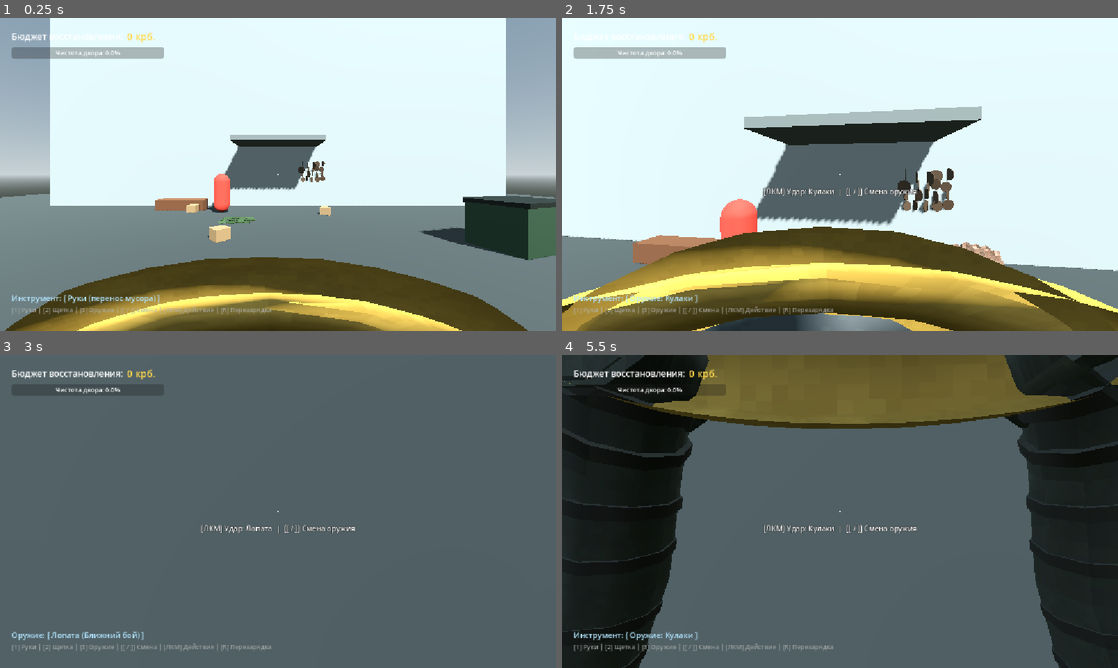
Above: before the commit, frames 1-4 (two rows, left to right).
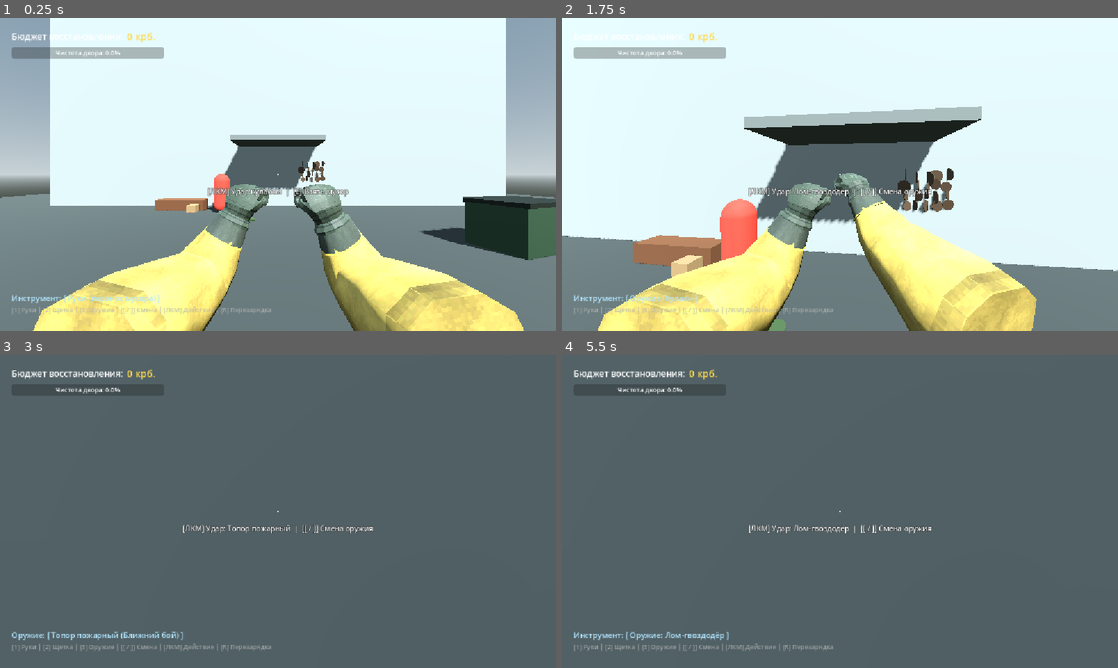
Above: after the commit, the same moments.

Repository: INTICH082/Pripyat
Game: Godot game, scene res://scenes/world/TestCourtyard.tscn
The game is run twice, just before and just after one commit, with the same random seed, the same clock (stepped at 60 frames per second) and the same inputs.
Inputs (mouse positions are in pixels of both pictures, inside the frame that each line leads up to):
- Up to frame 1 (0.25 s): no input
- Up to frame 2 (1.75 s): move the mouse to (867, 174) at 0.52 s; press the mouse at (867, 174) at 0.53 s; hold W (move_forward) from 0.53 s (still down); tap Space (jump) at 0.77, 1.52 s; tap Shift (sprint) at 0.8, 1.35 s; move the mouse to (812, 174) at 1.27 s; release the mouse at (812, 174) at 1.28 s; click (812, 174) at 1.42 s; tap 3 (weapon_mode) at 1.55 s
- Up to frame 3 (3 s): keep holding W (move_forward); move the mouse to (289, 505) at 2.02 s; hold 3 (weapon_mode) 2.03-2.78 s; click (289, 505) at 2.17 s; tap ] (weapon_next) at 2.3, 2.85 s; move the mouse to (272, 517) at 2.77 s; click (272, 517) at 2.92 s
- Up to frame 4 (5.5 s): keep holding W (move_forward); tap Space (jump) at 3.02, 3.77, 4.52 s; tap [ (weapon_prev) at 3.05 s; move the mouse to (878, 514) at 3.52 s; hold [ (weapon_prev) 3.53-4.28 s; click (878, 514) at 3.8 s; tap R (reload) at 4.15 s; move the mouse to (795, 508) at 4.27 s; tap G (drop) at 4.35 s; click (795, 508) at 4.42 s; tap Shift (sprint) at 4.55 s; move the mouse to (845, 511) at 5.02 s; hold 3 (weapon_mode) from 5.03 s (still down); tap E (interact) at 5.1 s; click (845, 511) at 5.17 s

The runs differ from the first frame. In frame 1, 20% of the frame differs, in the area x 0-95%, y 53-100%; in frame 2, 25%; in frame 3, 0.7%; in frame 4, 50%, in the area x 0-100%, y 0-100%.

Commit message:
feat(fps): connect cleaner_fps viewmodel with 63 anims, fix body clipping and T-pose, save UI references

Diff:
--- a/scenes/player/Player.tscn
+++ b/scenes/player/Player.tscn
@@ -3,6 +3,7 @@
 [ext_resource type="Script" path="res://scripts/player/PlayerController.gd" id="1_player"]
 [ext_resource type="PackedScene" path="res://assets/models/field_specialists/cleaner.gltf" id="2_cleaner"]
 [ext_resource type="Script" path="res://scripts/weapons/WeaponManager.gd" id="3_wmanager"]
+[ext_resource type="PackedScene" uid="uid://cej314odmvou1" path="res://assets/models/fps/cleaner_fps.glb" id="4_fps_model"]
 
 [sub_resource type="CapsuleShape3D" id="CapsuleShape3D_p"]
 radius = 0.35
@@ -65,9 +66,9 @@
 mesh = SubResource("BoxMesh_bristles")
 surface_material_override/0 = SubResource("StandardMaterial3D_bristles")
 
-[node name="WeaponMount" type="Node3D" parent="Head/Camera3D"]
+[node name="FPSViewModel" parent="Head/Camera3D" instance=ExtResource("4_fps_model")]
 
-[node name="WeaponManager" type="Node3D" parent="Head/Camera3D" node_paths=PackedStringArray("camera", "weapon_mount")]
+[node name="WeaponManager" type="Node3D" parent="Head/Camera3D" node_paths=PackedStringArray("camera", "fps_viewmodel")]
 script = ExtResource("3_wmanager")
 camera = NodePath("..")
-weapon_mount = NodePath("../WeaponMount")
+fps_viewmodel = NodePath("../FPSViewModel")
--- a/scripts/player/PlayerController.gd
+++ b/scripts/player/PlayerController.gd
@@ -38,12 +38,20 @@
 
 func _ready() -> void:
 	Input.set_mouse_mode(Input.MOUSE_MODE_CAPTURED)
-	_update_tool_display()
 
 	if cleaner_model:
-		anim_player = cleaner_model.get_node_or_null("AnimationPlayer")
+		_setup_shadow_only(cleaner_model)
+		anim_player = cleaner_model.find_child("AnimationPlayer", true, false) as AnimationPlayer
 		if anim_player and anim_player.has_animation("Unarmed_Idle-loop"):
 			anim_player.play("Unarmed_Idle-loop")
+
+	_update_tool_display()
+
+func _setup_shadow_only(node: Node) -> void:
+	if node is GeometryInstance3D:
+		node.cast_shadow = GeometryInstance3D.SHADOW_CASTING_SETTING_SHADOWS_ONLY
+	for child in node.get_children():
+		_setup_shadow_only(child)
 
 func _unhandled_input(event: InputEvent) -> void:
 	# Захват мыши / выход по Esc
@@ -90,6 +98,12 @@
 	_apply_head_bob(delta)
 	_update_character_animation()
 
+	# Обновление FPS-анимации рук в зависимости от скорости ходьбы/бега
+	if weapon_manager and (current_tool == ToolMode.WEAPON or (current_tool == ToolMode.HANDS and held_trash == null)):
+		var flat_speed = Vector2(velocity.x, velocity.z).length()
+		var is_sprinting = Input.is_action_pressed("sprint") and flat_speed > 5.0
+		weapon_manager.update_movement_animation(flat_speed, is_sprinting)
+
 func _update_character_animation() -> void:
 	if not anim_player:
 		return
@@ -172,6 +186,11 @@
 				_pickup_trash(trash)
 		elif collider is TrashBin:
 			current_prompt = "Контейнер для отходов Припяти"
+		else:
+			current_prompt = "[ЛКМ] Удар кулаком  |  [E] Взять мусор"
+			if Input.is_action_just_pressed("primary_action"):
+				if weapon_manager:
+					weapon_manager.primary_attack()
 
 	# 3. Если в руках инструмент (Режим BRUSH / Щетка)
 	elif current_tool == ToolMode.BRUSH:
@@ -198,8 +217,12 @@
 			else:
 				current_prompt = "[ЛКМ] Огонь [%d / %d]  |  [R] Перезарядка  |  [[ / ]] Смена" % [mag, res]
 
-			if Input.is_action_pressed("primary_action"):
-				weapon_manager.primary_attack()
+			if w.fire_rate > 300 or w.is_flamethrower:
+				if Input.is_action_pressed("primary_action"):
+					weapon_manager.primary_attack()
+			else:
+				if Input.is_action_just_pressed("primary_action"):
+					weapon_manager.primary_attack()
 
 func _find_dirt_spot(node: Node) -> DirtSpot:
 	if node is DirtSpot:
@@ -211,12 +234,16 @@
 func _pickup_trash(trash: CarryableTrash) -> void:
 	held_trash = trash
 	trash.pickup(hold_socket)
+	if weapon_manager:
+		weapon_manager.set_viewmodel_visible(false)
 
 func _drop_held_trash(impulse_dir: Vector3) -> void:
 	if held_trash:
 		var trash = held_trash
 		held_trash = null
 		trash.drop(impulse_dir)
+		if current_tool == ToolMode.HANDS and weapon_manager:
+			weapon_manager.set_tool_mode_hands(true)
 
 func _set_tool(mode: ToolMode) -> void:
 	if held_trash != null:
@@ -236,19 +263,21 @@
 	var mode_name = ""
 	match current_tool:
 		ToolMode.HANDS:
-			mode_name = "Руки (перенос мусора)"
+			mode_name = "Руки (перенос мусора / кулачный бой)"
 			if tool_model: tool_model.visible = false
-			if weapon_manager and weapon_manager.weapon_mount: weapon_manager.weapon_mount.visible = false
+			if weapon_manager:
+				weapon_manager.set_tool_mode_hands(held_trash == null)
 		ToolMode.BRUSH:
 			mode_name = "Щётка / Скребок (очистка поверхностей)"
 			if tool_model: tool_model.visible = true
-			if weapon_manager and weapon_manager.weapon_mount: weapon_manager.weapon_mount.visible = false
+			if weapon_manager:
+				weapon_manager.set_tool_mode_brush()
 		ToolMode.WEAPON:
 			var w_name = weapon_manager.current_weapon.display_name if (weapon_manager and weapon_manager.current_weapon) else "Оружие"
 			mode_name = "Оружие: %s" % w_name
 			if tool_model: tool_model.visible = false
-			if weapon_manager and weapon_manager.weapon_mount: weapon_manager.weapon_mount.visible = true
-			if weapon_manager: weapon_manager._notify_hud()
+			if weapon_manager:
+				weapon_manager.set_tool_mode_weapon()
 
 	EventBus.tool_changed.emit(current_tool, mode_name)
 
--- a/scripts/weapons/WeaponManager.gd
+++ b/scripts/weapons/WeaponManager.gd
@@ -2,14 +2,15 @@
 extends Node3D
 
 ## Менеджер арсенала ликвидатора (13 видов оружия).
-## Управляет переключением, боезапасом, стрельбой, ударами ближнего боя,
-## огнемётом и взрывными эффектами гранатомета.
+## Управляет FPS-ригом (cleaner_fps.glb), боезапасом, стрельбой,
+## отдачей, процедурными и ключевыми анимациями первого лица.
 
 @export var camera: Camera3D
-@export var weapon_mount: Node3D
+@export var fps_viewmodel: Node3D
 
 var weapons: Array[WeaponData] = []
 var current_index: int = 0
+var last_weapon_index: int = 1
 var current_weapon: WeaponData = null
 
 # Боезапас
@@ -27,12 +28,61 @@
 
 var can_fire: bool = true
 var is_reloading: bool = false
-var current_model_instance: Node3D = null
+var is_attacking: bool = false
+
+# FPS-компоненты
+var fps_anim_player: AnimationPlayer = null
+var weapon_mesh_nodes: Dictionary = {}
+var magazine_nodes: Dictionary = {}
+var muzzle_fx_node: Node3D = null
+
+# Анимации ударов кулаками
+var fist_strike_index: int = 0
+const FIST_ANIMS: Array[String] = ["01_fists_Jab", "01_fists_Cross", "01_fists_Strike"]
 
 func _ready() -> void:
+	_init_fps_viewmodel()
 	_load_weapon_resources()
 	if weapons.size() > 0:
 		_equip_weapon(0)
+
+func _init_fps_viewmodel() -> void:
+	if not fps_viewmodel:
+		return
+
+	# Отключаем тени у FPS-рук, чтобы тень отбрасывало только тело CleanerModel
+	_set_shadows_off(fps_viewmodel)
+
+	fps_anim_player = fps_viewmodel.find_child("AnimationPlayer", true, false) as AnimationPlayer
+	if fps_anim_player:
+		fps_anim_player.animation_finished.connect(_on_animation_finished)
+
+	# Кэшируем узлы мешей оружия
+	var weapon_ids = [
+		"02_crowbar", "03_spade", "04_fire_axe",
+		"05_pistol_pl", "06_pistol_pt", "07_rifle_al", "08_rifle_at",
+		"09_rifle_vl", "10_rifle_vt", "11_rpk", "12_flamya_1", "13_launcher_gm"
+	]
+	for wid in weapon_ids:
+		var node = fps_viewmodel.find_child(wid, true, false)
+		if node and node is Node3D:
+			weapon_mesh_nodes[wid] = node
+
+	var mag5 = fps_viewmodel.find_child("Magazine_5", true, false)
+	if mag5 and mag5 is Node3D: magazine_nodes["05_pistol_pl"] = mag5
+
+	var mag6 = fps_viewmodel.find_child("Magazine_6", true, false)
+	if mag6 and mag6 is Node3D: magazine_nodes["06_pistol_pt"] = mag6
+
+	muzzle_fx_node = fps_viewmodel.find_child("Muzzle_FX", true, false) as Node3D
+	if muzzle_fx_node:
+		muzzle_fx_node.visible = false
+
+func _set_shadows_off(node: Node) -> void:
+	if node is GeometryInstance3D:
+		node.cast_shadow = GeometryInstance3D.SHADOW_CASTING_SETTING_OFF
+	for child in node.get_children():
+		_set_shadows_off(child)
 
 func _load_weapon_resources() -> void:
 	var files = [
@@ -56,35 +106,93 @@
 
 	current_index = index
 	current_weapon = weapons[current_index]
+	if current_index > 0:
+		last_weapon_index = current_index
+
 	is_reloading = false
+	is_attacking = false
 	can_fire = true
 
-	_spawn_weapon_model()
+	_update_weapon_mesh_visibility()
+	_play_fps_anim(current_weapon.id + "_Idle-loop", 0.1)
 	_notify_hud()
 
-func _spawn_weapon_model() -> void:
-	if current_model_instance:
-		current_model_instance.queue_free()
-		current_model_instance = null
-
-	if not current_weapon or not weapon_mount:
-		return
-
-	if ResourceLoader.exists(current_weapon.model_path):
-		var scene = ResourceLoader.load(current_weapon.model_path)
-		if scene is PackedScene:
-			current_model_instance = scene.instantiate() as Node3D
-			weapon_mount.add_child(current_model_instance)
-
-			# Начальное смещение модели оружия для правильного вида от 1-го лица
-			current_model_instance.position = Vector3(0.24, -0.25, -0.45)
-			current_model_instance.rotation_degrees = Vector3(0, 180, 0)
-
-			# Анимация доставания (смещение снизу вверх)
-			var start_y = current_model_instance.position.y - 0.2
-			current_model_instance.position.y = start_y
-			var tween = create_tween()
-			tween.tween_property(current_model_instance, "position:y", -0.25, 0.15)
+func equip_fists() -> void:
+	if weapons.size() > 0:
+		_equip_weapon(0)
+
+func restore_current_weapon() -> void:
+	if current_index == 0:
+		var target_idx = last_weapon_index if last_weapon_index < weapons.size() else 1
+		_equip_weapon(target_idx)
+	else:
+		_equip_weapon(current_index)
+
+func set_tool_mode_hands(is_free_hands: bool) -> void:
+	set_viewmodel_visible(is_free_hands)
+	if is_free_hands:
+		equip_fists()
+
+func set_tool_mode_brush() -> void:
+	set_viewmodel_visible(false)
+
+func set_tool_mode_weapon() -> void:
+	set_viewmodel_visible(true)
+	restore_current_weapon()
+
+func set_viewmodel_visible(is_vis: bool) -> void:
+	if fps_viewmodel:
+		fps_viewmodel.visible = is_vis
+
+func _update_weapon_mesh_visibility() -> void:
+	if not current_weapon:
+		return
+	var active_id = current_weapon.id
+
+	# Показываем только меш выбранного оружия
+	for wid in weapon_mesh_nodes:
+		var m_node: Node3D = weapon_mesh_nodes[wid]
+		m_node.visible = (wid == active_id)
+
+	if magazine_nodes.has("05_pistol_pl"):
+		magazine_nodes["05_pistol_pl"].visible = (active_id == "05_pistol_pl")
+	if magazine_nodes.has("06_pistol_pt"):
+		magazine_nodes["06_pistol_pt"].visible = (active_id == "06_pistol_pt")
+
+func _play_fps_anim(anim_name: String, blend_time: float = 0.15) -> void:
+	if not fps_anim_player:
+		return
+	if fps_anim_player.has_animation(anim_name):
+		if fps_anim_player.current_animation != anim_name:
+			fps_anim_player.play(anim_name, blend_time)
+
+func update_movement_animation(flat_speed: float, is_sprinting: bool) -> void:
+	if is_attacking or is_reloading or not current_weapon or not fps_anim_player:
+		return
+
+	var wid = current_weapon.id
+	if flat_speed > 5.0 and is_sprinting:
+		_play_fps_anim(wid + "_Run-loop", 0.2)
+	elif flat_speed > 0.2:
+		_play_fps_anim(wid + "_Walk-loop", 0.2)
+	else:
+		_play_fps_anim(wid + "_Idle-loop", 0.2)
+
+func _return_to_movement_anim() -> void:
+	if not current_weapon:
+		return
+	var wid = current_weapon.id
+	_play_fps_anim(wid + "_Idle-loop", 0.15)
+
+func _on_animation_finished(anim_name: String) -> void:
+	if is_reloading and anim_name.ends_with("_Reload"):
+		_finish_reload()
+		is_reloading = false
+		can_fire = true
+		_return_to_movement_anim()
+	elif is_attacking:
+		is_attacking = false
+		_return_to_movement_anim()
 
 func _notify_hud() -> void:
 	if not current_weapon:
@@ -97,13 +205,18 @@
 func next_weapon() -> void:
 	if weapons.size() <= 1:
 		return
-	var next_idx = (current_index + 1) % weapons.size()
+	# Переключаемся только между боевым оружием (1..12), 0 оставляем для кулаков
+	var next_idx = current_index + 1
+	if next_idx >= weapons.size():
+		next_idx = 1
 	_equip_weapon(next_idx)
 
 func prev_weapon() -> void:
 	if weapons.size() <= 1:
 		return
-	var prev_idx = (current_index - 1 + weapons.size()) % weapons.size()
+	var prev_idx = current_index - 1
+	if prev_idx < 1:
+		prev_idx = weapons.size() - 1
 	_equip_weapon(prev_idx)
 
 func primary_attack() -> void:
@@ -121,9 +234,16 @@
 
 func _perform_melee_attack() -> void:
 	can_fire = false
+	is_attacking = true
+	var wid = current_weapon.id
 	var delay = 60.0 / max(1.0, current_weapon.fire_rate)
 
-	_animate_attack_kick(Vector3(0.05, 0.05, -0.1), Vector3(-15, 10, -5), delay * 0.4)
+	var strike_anim = wid + "_Strike"
+	if wid == "01_fists":
+		strike_anim = FIST_ANIMS[fist_strike_index % FIST_ANIMS.size()]
+		fist_strike_index += 1
+
+	_play_fps_anim(strike_anim, 0.05)
 
 	# Raycast удара
 	var result = _raycast_attack(current_weapon.effective_range)
@@ -140,18 +260,22 @@
 		return
 
 	can_fire = false
+	is_attacking = true
+	var wid = current_weapon.id
 	var delay = 60.0 / max(1.0, current_weapon.fire_rate)
 
 	if current_weapon.is_burst:
-		# Режим Абакана (отсечка по 2 патрона)
+		# Режим Абакана (отсечка по 2 патрона с темпом 1800 выстр/мин)
 		for b in range(current_weapon.burst_count):
-			if current_mags[current_weapon.id] > 0:
-				current_mags[current_weapon.id] -= 1
+			if current_mags[wid] > 0:
+				current_mags[wid] -= 1
+				_play_fps_anim(wid + "_Fire", 0.02)
 				_fire_single_shot()
 				_notify_hud()
-			await get_tree().create_timer(0.04).timeout
+			await get_tree().create_timer(0.033).timeout
 	else:
-		current_mags[current_weapon.id] -= 1
+		current_mags[wid] -= 1
+		_play_fps_anim(wid + "_Fire", 0.04)
 		_fire_single_shot()
 		_notify_hud()
 
@@ -159,7 +283,9 @@
 	can_fire = true
 
 func _fire_single_shot() -> void:
-	_animate_attack_kick(Vector3(0, 0.02, 0.08), Vector3(-8, 0, 0), 0.08)
+	_flash_muzzle()
+	_apply_camera_recoil()
+
 	var result = _raycast_attack(current_weapon.effective_range)
 	if result:
 		_apply_hit(result, current_weapon.damage)
@@ -171,20 +297,21 @@
 		return
 
 	can_fire = false
-	current_mags[current_weapon.id] -= 1
+	is_attacking = true
+	var wid = current_weapon.id
+
+	current_mags[wid] -= 1
 	_notify_hud()
 
-	_animate_attack_kick(Vector3(0, 0.005, 0.01), Vector3(-2, 0, 0), 0.06)
-
-	# Огненный конус
+	_play_fps_anim(wid + "_Fire", 0.05)
+	_apply_camera_recoil(0.2)
+
+	# Огненная струя
 	var result = _raycast_attack(current_weapon.effective_range)
 	if result:
 		_apply_hit(result, current_weapon.damage * 0.2)
-
-		# Огнемёт моментально выжигает сорняки и грязь!
 		if result.collider is DirtSpot:
-			var spot = result.collider as DirtSpot
-			spot.scrub(0.5)
+			(result.collider as DirtSpot).scrub(0.5)
 
 	await get_tree().create_timer(0.08).timeout
 	can_fire = true
@@ -196,12 +323,17 @@
 		return
 
 	can_fire = false
-	current_mags[current_weapon.id] -= 1
+	is_attacking = true
+	var wid = current_weapon.id
+
+	current_mags[wid] -= 1
 	_notify_hud()
 
+	_play_fps_anim(wid + "_Fire", 0.05)
+	_flash_muzzle()
+	_apply_camera_recoil(1.5)
+
 	var delay = 60.0 / max(1.0, current_weapon.fire_rate)
-	_animate_attack_kick(Vector3(0, 0.06, 0.18), Vector3(-20, 0, 0), 0.15)
-
 	var result = _raycast_attack(current_weapon.effective_range)
 	if result:
 		_create_explosion(result.position)
@@ -213,7 +345,6 @@
 	var radius = current_weapon.splash_radius
 	var dmg = current_weapon.damage
 
-	# Поиск тел в радиусе взрыва
 	var space_state = get_world_3d().direct_space_state
 	var shape = SphereShape3D.new()
 	shape.radius = radius
@@ -266,10 +397,11 @@
 		(col as DirtSpot).scrub(0.3)
 
 func reload() -> void:
-	if is_reloading or current_weapon.is_melee:
-		return
-
-	var needed = current_weapon.mag_capacity - current_mags.get(current_weapon.id, 0)
+	if is_reloading or not current_weapon or current_weapon.is_melee:
+		return
+
+	var wid = current_weapon.id
+	var needed = current_weapon.mag_capacity - current_mags.get(wid, 0)
 	var reserve = ammo_reserves.get(current_weapon.ammo_type, 0)
 
 	if needed <= 0 or reserve <= 0:
@@ -278,30 +410,37 @@
 	is_reloading = true
 	can_fire = false
 
-	# Анимация ухода оружия вниз во время перезарядки
-	if current_model_instance:
-		var tween = create_tween()
-		tween.tween_property(current_model_instance, "position:y", -0.5, current_weapon.reload_time * 0.4)
-		tween.tween_property(current_model_instance, "position:y", -0.25, current_weapon.reload_time * 0.6)
-
-	await get_tree().create_timer(current_weapon.reload_time).timeout
+	var reload_anim = wid + "_Reload"
+	if fps_anim_player and fps_anim_player.has_animation(reload_anim):
+		_play_fps_anim(reload_anim, 0.1)
+	else:
+		await get_tree().create_timer(current_weapon.reload_time).timeout
+		_finish_reload()
+		is_reloading = false
+		can_fire = true
+		_return_to_movement_anim()
+
+func _finish_reload() -> void:
+	if not current_weapon:
+		return
+	var wid = current_weapon.id
+	var needed = current_weapon.mag_capacity - current_mags.get(wid, 0)
+	var reserve = ammo_reserves.get(current_weapon.ammo_type, 0)
 
 	var to_load = mini(needed, reserve)
-	current_mags[current_weapon.id] += to_load
+	current_mags[wid] += to_load
 	ammo_reserves[current_weapon.ammo_type] -= to_load
-
-	is_reloading = false
-	can_fire = true
 	_notify_hud()
 
-func _animate_attack_kick(recoil_pos: Vector3, recoil_rot: Vector3, return_time: float) -> void:
-	if not current_model_instance:
-		return
-	var base_pos = Vector3(0.24, -0.25, -0.45)
-	var base_rot = Vector3(0, 180, 0)
-
-	var tween = create_tween()
-	tween.tween_property(current_model_instance, "position", base_pos + recoil_pos, 0.04)
-	tween.parallel().tween_property(current_model_instance, "rotation_degrees", base_rot + recoil_rot, 0.04)
-	tween.tween_property(current_model_instance, "position", base_pos, return_time)
-	tween.parallel().tween_property(current_model_instance, "rotation_degrees", base_rot, return_time)
+func _flash_muzzle() -> void:
+	if muzzle_fx_node:
+		muzzle_fx_node.visible = true
+		var t = create_tween()
+		t.tween_interval(0.04)
+		t.tween_callback(func(): if muzzle_fx_node: muzzle_fx_node.visible = false)
+
+func _apply_camera_recoil(mult: float = 1.0) -> void:
+	if not camera or not current_weapon:
+		return
+	var kick = deg_to_rad(current_weapon.recoil * 0.2 * mult)
+	camera.rotation.x = clamp(camera.rotation.x + kick, deg_to_rad(-85.0), deg_to_rad(85.0))
Binary file added: art/references/ui/01_classes_portraits.png
Binary file added: art/references/ui/02_hud_health_radiation_bars.png
Binary file added: art/references/ui/03_crosshairs_pack.png
Binary file added: art/references/ui/04_weapon_inventory_icons.jpg
Binary file added: art/references/ui/05_cursors_pack.jpg
Binary file added: art/references/ui/06_dialogs_and_prompts.jpg
